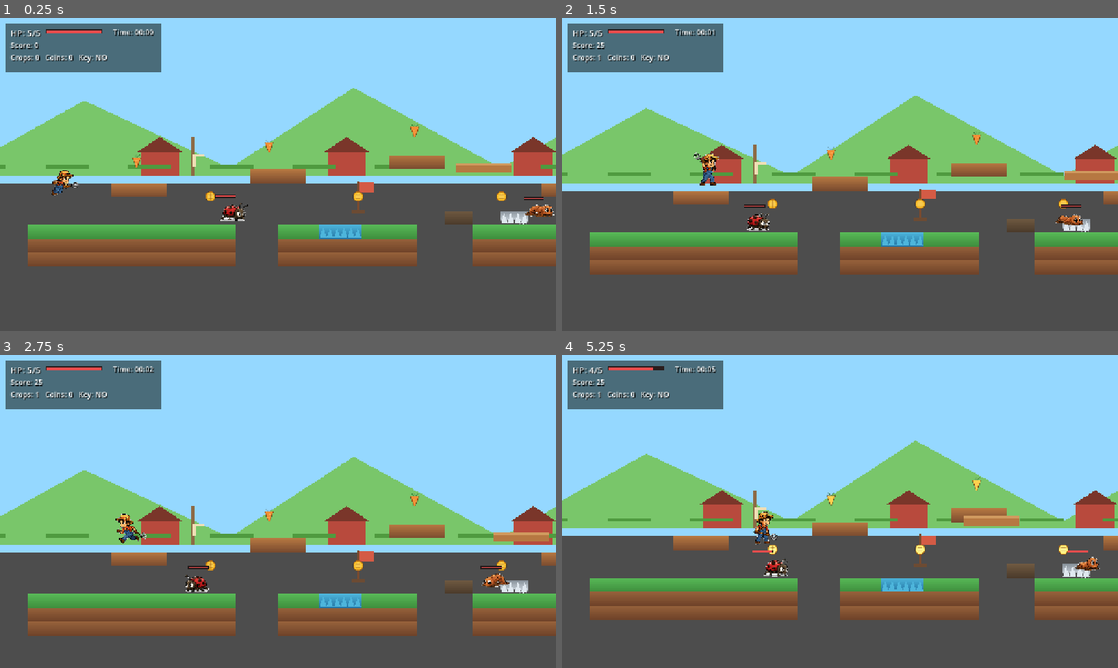
Above: before the commit, frames 1-4 (two rows, left to right).
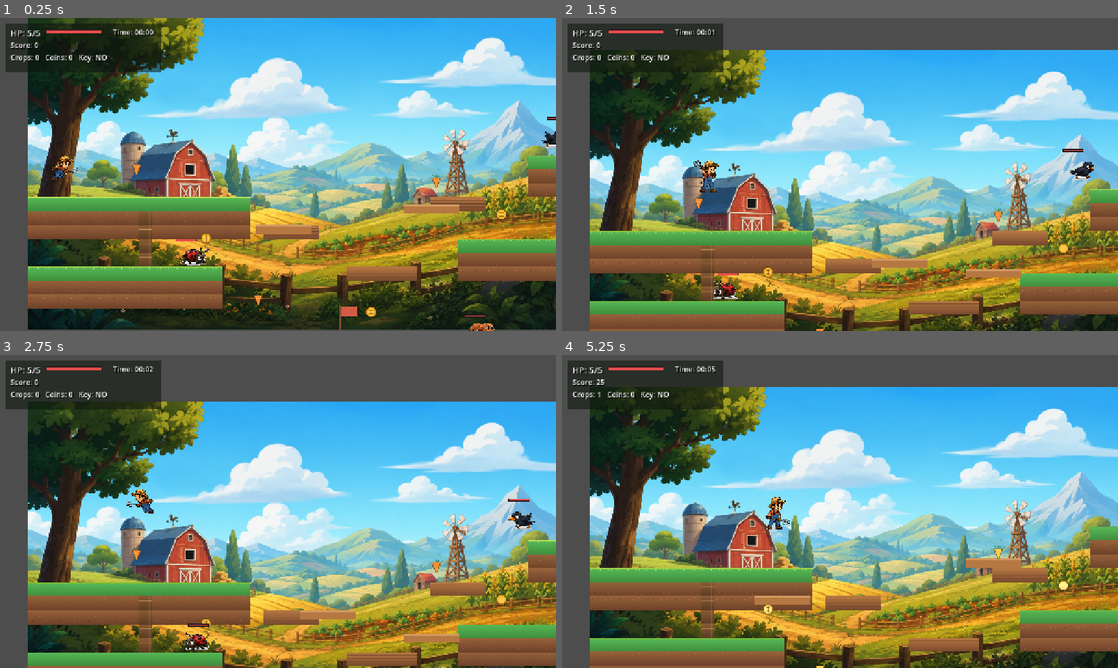
Above: after the commit, the same moments.

Repository: abigailebutay-ai/farm-platformergodot
Game: Godot game, scene res://scenes/Main.tscn
Same seed, same stepped clock (60 frames per second), same inputs: the game is played once before the commit and once after it.
Inputs (mouse positions are in pixels of both pictures, inside the frame that each line leads up to):
- Up to frame 1 (0.25 s): no input
- Up to frame 2 (1.5 s): tap Enter at 0.5 s; move the mouse to (962, 158) at 0.52 s; hold D (move_right) from 0.53 s (still down); tap W (jump) at 0.6, 0.77, 1.07 s; click (962, 158) at 0.67 s; move the mouse to (728, 190) at 1.27 s; tap J (attack) at 1.35 s
- Up to frame 3 (2.75 s): tap W (jump) at 1.52, 1.55, 1.82, 2.3 s; move the mouse to (333, 442) at 2.02 s; release D (move_right) at 2.03 s; hold A (move_left) from 2.03 s (still down); tap Space at 2.1 s
- Up to frame 4 (5.25 s): move the mouse to (812, 574) at 2.77 s; release A (move_left) at 2.78 s; hold D (move_right) 2.78-4.28 s; tap W (jump) at 2.85, 3.02, 3.32, 3.77, 3.8, 4.07, 4.52, 4.55, 4.82, 5.1 s; click (812, 574) at 2.92 s; move the mouse to (1006, 558) at 3.52 s; tap J (attack) at 3.6 s; move the mouse to (673, 464) at 4.27 s; hold A (move_left) 4.28-5.03 s; tap Space at 4.35 s; move the mouse to (867, 511) at 5.02 s; hold D (move_right) from 5.03 s (still down); click (867, 511) at 5.17 s

The runs differ from the first frame. In frame 1, 93% of the frame differs, in the area x 0-100%, y 0-100%; in frame 2, 91%; in frame 3, 94%; in frame 4, 94%.

Commit message:
Redesign farm background and TileMap level

Diff:
--- a/scripts/Main.gd
+++ b/scripts/Main.gd
@@ -24,8 +24,8 @@
 var ui_timer: Label
 var player_health_bar: ColorRect
 var message: Label
-var spawn_point := Vector2(96, 480)
-var checkpoint_position := Vector2(96, 480)
+var spawn_point := Vector2(96, 350)
+var checkpoint_position := Vector2(96, 350)
 var elapsed_time := 0.0
 var game_finished := false
 
@@ -77,61 +77,25 @@
 func _process(delta: float) -> void:
 	if Input.is_action_just_pressed("restart"):
 		get_tree().reload_current_scene()
-	if player and not player.dead and player.global_position.y > 820:
+	if player and not player.dead and player.global_position.y > 900:
 		player.fall_out()
 	if not game_finished:
 		elapsed_time += delta
 	_update_timer_ui()
 
 func _build_background() -> void:
-	var sky := ColorRect.new()
-	sky.color = Color("#95d8ff")
-	sky.size = Vector2(4096, 900)
-	sky.position = Vector2(-256, -420)
-	add_child(sky)
-	for i in range(9):
-		var cloud := ColorRect.new()
-		cloud.color = Color(1, 1, 1, 0.65)
-		cloud.position = Vector2(130 + i * 360, -260 + (i % 3) * 34)
-		cloud.size = Vector2(110, 22)
-		add_child(cloud)
-	for i in range(7):
-		var hill := Polygon2D.new()
-		hill.color = Color("#79c66a")
-		var x := -180 + i * 620
-		hill.polygon = PackedVector2Array([Vector2(x, 462), Vector2(x + 310, 290 - (i % 2) * 30), Vector2(x + 680, 462)])
-		add_child(hill)
-	for i in range(9):
-		_add_background_barn(Vector2(260 + i * 430, 408), i % 2 == 0)
-	for i in range(20):
-		var row := ColorRect.new()
-		row.color = Color("#4f9a3f")
-		row.position = Vector2(-150 + i * 190, 438)
-		row.size = Vector2(100, 8)
-		add_child(row)
-
-func _add_background_barn(pos: Vector2, windmill: bool) -> void:
-	var barn := ColorRect.new()
-	barn.position = pos
-	barn.size = Vector2(88, 54)
-	barn.color = Color("#b84a3d")
-	add_child(barn)
-	var roof := Polygon2D.new()
-	roof.color = Color("#7a362a")
-	roof.polygon = PackedVector2Array([pos + Vector2(-8, 0), pos + Vector2(44, -34), pos + Vector2(96, 0)])
-	add_child(roof)
-	if windmill:
-		var pole := ColorRect.new()
-		pole.position = pos + Vector2(116, -34)
-		pole.size = Vector2(8, 88)
-		pole.color = Color("#8d6a45")
-		add_child(pole)
-		for blade in [Vector2(0, -22), Vector2(22, 0), Vector2(0, 22), Vector2(-22, 0)]:
-			var arm := ColorRect.new()
-			arm.position = pos + Vector2(120, 6)
-			arm.size = Vector2(abs(blade.x) + 6, abs(blade.y) + 6)
-			arm.color = Color("#f0dfb5")
-			add_child(arm)
+	var texture: Texture2D = load("res://assets/backgrounds/farm_background.png")
+	var background := Node2D.new()
+	background.z_index = -100
+	add_child(background)
+	var target_size := Vector2(1280, 720)
+	var image_size := texture.get_size()
+	for i in range(4):
+		var sprite := Sprite2D.new()
+		sprite.texture = texture
+		sprite.position = Vector2(640 + i * 1280, 360)
+		sprite.scale = Vector2(target_size.x / image_size.x, target_size.y / image_size.y)
+		background.add_child(sprite)
 
 func _build_tilemap() -> void:
 	tile_map = TileMap.new()
@@ -168,6 +132,23 @@
 		for x in range(TILE):
 			var t := float(y) / float(TILE - 1)
 			img.set_pixel(ox + x, y, top.lerp(bottom, t))
+	if tile_x == 0:
+		for x in range(TILE):
+			img.set_pixel(ox + x, 0, Color("#b5df55"))
+			img.set_pixel(ox + x, 1, Color("#77bd35"))
+		for x in range(3, TILE, 7):
+			img.set_pixel(ox + x, 3, Color("#d5ec77"))
+	if tile_x == 1:
+		for p in [Vector2i(5, 8), Vector2i(18, 5), Vector2i(27, 14), Vector2i(10, 24), Vector2i(23, 27)]:
+			img.set_pixel(ox + p.x, p.y, Color("#c28a55"))
+			if p.x + 1 < TILE:
+				img.set_pixel(ox + p.x + 1, p.y, Color("#5e3826"))
+	if tile_x == 2:
+		for y in [7, 15, 23]:
+			for x in range(TILE):
+				img.set_pixel(ox + x, y, Color("#6d432b"))
+		for x in [4, 18, 29]:
+			img.set_pixel(ox + x, 5, Color("#e1ad6d"))
 	if tile_x == 3:
 		for x in [7, 23]:
 			for y in range(TILE):
@@ -184,34 +165,42 @@
 						img.set_pixel(x, TILE - y - 1, Color("#dfe8ef").lerp(Color("#87919a"), float(y) / TILE))
 
 func _build_level() -> void:
-	# Clean route: warm-up, gap jumps, hazard climb, key path, enemy lane, boss arena.
-	_add_ground(0, 18, 15)
-	_add_ground(18, 18, 10)
-	_add_ground(32, 18, 11)
-	_add_ground(48, 18, 12)
-	_add_ground(65, 18, 13)
-	_add_ground(84, 18, 22)
-
-	_add_platform(6, 15, 4, T_WOOD)
-	_add_platform(16, 14, 4, T_WOOD)
-	_add_platform(26, 13, 4, T_WOOD)
-	_add_platform(37, 15, 5, T_WOOD)
-	_add_platform(46, 12, 4, T_WOOD)
-	_add_platform(55, 10, 4, T_WOOD)
-	_add_platform(65, 13, 5, T_WOOD)
-	_add_platform(75, 11, 4, T_WOOD)
-	_add_platform(86, 14, 5, T_WOOD)
-
-	_add_wall(43, 15, 3, T_FENCE)
-	_add_wall(60, 15, 3, T_FENCE)
-	_add_wall(83, 15, 3, T_FENCE)
-
-	for x in [21, 22, 23, 52, 53, 54, 79, 80, 81]:
-		_add_water_tile(x, 18)
-	for x in [34, 35, 67, 68, 90, 91, 92]:
-		_add_spike_tile(x, 17)
-	for x in [30, 31, 61, 62, 88, 89]:
-		tile_map.set_cell(0, Vector2i(x, 17), 0, T_MUD)
+	# TileMap version of the reference: layered cliffs, bridge gaps, tunnels, and boss yard.
+	_add_ground(0, 13, 16)
+	_add_ground(0, 18, 14)
+	_add_ground(0, 24, 27)
+	_add_ground(31, 16, 30)
+	_add_ground(36, 10, 13)
+	_add_ground(39, 22, 26)
+	_add_ground(65, 19, 14)
+	_add_ground(76, 16, 34)
+	_add_ground(78, 24, 32)
+
+	_add_platform(17, 15, 4, T_WOOD)
+	_add_platform(23, 18, 5, T_WOOD)
+	_add_platform(29, 13, 4, T_WOOD)
+	_add_platform(54, 20, 5, T_WOOD)
+	_add_platform(66, 15, 6, T_WOOD)
+	_add_platform(84, 21, 5, T_WOOD)
+
+	_add_wall(8, 17, 4, T_FENCE)
+	_add_wall(43, 15, 6, T_FENCE)
+	_add_wall(64, 21, 4, T_FENCE)
+	_add_wall(82, 23, 5, T_FENCE)
+	_add_wall(100, 23, 6, T_FENCE)
+
+	for x in [7, 8, 9]:
+		_add_spike_tile(x, 23)
+	for x in [69, 70, 71]:
+		_add_spike_tile(x, 18)
+	for x in [91, 92, 93, 94]:
+		_add_spike_tile(x, 15)
+	for x in [26, 27, 28]:
+		_add_water_tile(x, 24)
+	for x in [61, 62, 63]:
+		_add_water_tile(x, 22)
+	for x in [50, 51, 73, 74, 104, 105]:
+		tile_map.set_cell(0, Vector2i(x, 21), 0, T_MUD)
 
 	_add_tile_collisions()
 
@@ -271,23 +260,23 @@
 	camera.position_smoothing_enabled = true
 	camera.limit_left = -64
 	camera.limit_top = -420
-	camera.limit_right = 3500
-	camera.limit_bottom = 820
+	camera.limit_right = 3600
+	camera.limit_bottom = 900
 	camera.zoom = Vector2(1.0, 1.0)
 	player.add_child(camera)
 	camera.make_current()
 
 func _spawn_checkpoints() -> void:
-	for pos in [Vector2(760, 520), Vector2(1640, 520), Vector2(2510, 320)]:
+	for pos in [Vector2(720, 710), Vector2(1660, 640), Vector2(2540, 450)]:
 		var checkpoint := Checkpoint.new()
 		checkpoint.position = pos
 		checkpoint.activated.connect(_on_checkpoint_activated)
 		add_child(checkpoint)
 
 func _spawn_moving_platforms() -> void:
-	_add_moving_platform(Vector2(1030, 445), Vector2(170, 0), 2.0)
-	_add_moving_platform(Vector2(1770, 300), Vector2(0, 120), 2.4)
-	_add_moving_platform(Vector2(2640, 405), Vector2(150, -70), 2.2)
+	_add_moving_platform(Vector2(565, 490), Vector2(200, 0), 2.0)
+	_add_moving_platform(Vector2(930, 430), Vector2(0, 135), 2.4)
+	_add_moving_platform(Vector2(2110, 500), Vector2(180, -70), 2.2)
 
 func _add_moving_platform(pos: Vector2, offset: Vector2, travel: float) -> void:
 	var platform := MovingPlatform.new()
@@ -298,16 +287,16 @@
 
 func _spawn_shop() -> void:
 	var shop := CropShop.new()
-	shop.position = Vector2(1840, 520)
+	shop.position = Vector2(1710, 465)
 	shop.heal_requested.connect(_on_shop_heal_requested)
 	add_child(shop)
 
 func _spawn_collectibles() -> void:
-	for pos in [Vector2(250, 430), Vector2(555, 395), Vector2(890, 360), Vector2(1235, 455), Vector2(1510, 300), Vector2(2110, 390), Vector2(2775, 455)]:
+	for pos in [Vector2(250, 350), Vector2(530, 650), Vector2(940, 380), Vector2(1260, 275), Vector2(1730, 430), Vector2(2300, 515), Vector2(2860, 420)]:
 		_add_collectible("crop", pos, 25)
-	for pos in [Vector2(420, 510), Vector2(760, 510), Vector2(1090, 510), Vector2(1710, 245), Vector2(2240, 510), Vector2(2420, 340), Vector2(2920, 510)]:
+	for pos in [Vector2(410, 510), Vector2(790, 680), Vector2(1090, 455), Vector2(1450, 260), Vector2(2040, 580), Vector2(2480, 430), Vector2(3150, 430)]:
 		_add_collectible("coin", pos, 10)
-	_add_collectible("key", Vector2(2425, 305), 0)
+	_add_collectible("key", Vector2(1440, 245), 0)
 
 func _add_collectible(kind: String, pos: Vector2, value: int) -> void:
 	var item := Collectible.new()
@@ -318,13 +307,13 @@
 	add_child(item)
 
 func _spawn_enemies() -> void:
-	_add_enemy("slime", Vector2(470, 520))
-	_add_enemy("worm", Vector2(1180, 520))
-	_add_enemy("crow", Vector2(1500, 285))
-	_add_enemy("mushroom", Vector2(1980, 520))
-	_add_enemy("crow", Vector2(2390, 320))
-	_add_enemy("worm", Vector2(2860, 520))
-	_add_enemy("boss", Vector2(3130, 500))
+	_add_enemy("slime", Vector2(380, 520))
+	_add_enemy("worm", Vector2(1040, 700))
+	_add_enemy("crow", Vector2(1240, 270))
+	_add_enemy("mushroom", Vector2(1810, 650))
+	_add_enemy("crow", Vector2(2230, 500))
+	_add_enemy("worm", Vector2(2760, 450))
+	_add_enemy("boss", Vector2(3060, 420))
 
 func _add_enemy(kind: String, pos: Vector2) -> void:
 	var enemy := FarmEnemy.new()
@@ -335,7 +324,7 @@
 
 func _spawn_gate() -> void:
 	gate = Gate.new()
-	gate.position = Vector2(3350, 510)
+	gate.position = Vector2(3370, 420)
 	gate.reached_gate.connect(_on_gate_reached)
 	add_child(gate)
 
Binary file added: assets/backgrounds/farm_background.png
Not shown, added: assets/backgrounds/farm_background.png.import
Binary file added: assets/references/map_reference.png
Not shown, added: assets/references/map_reference.png.import
Not shown, changed: README.md
